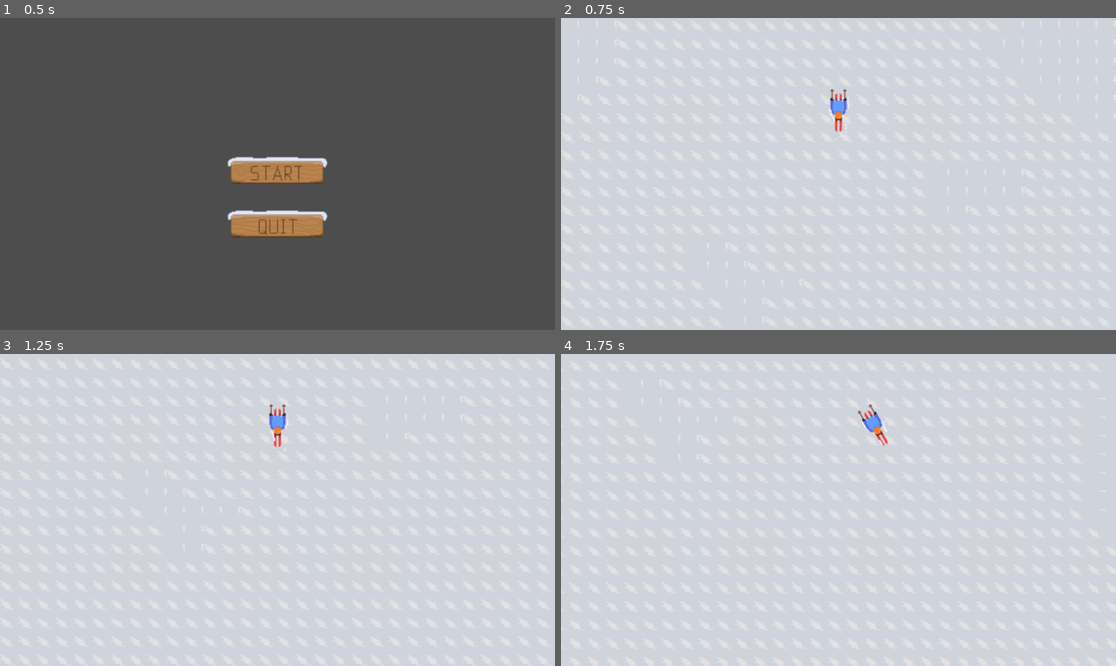
Above: before the commit, frames 1-4 (two rows, left to right).
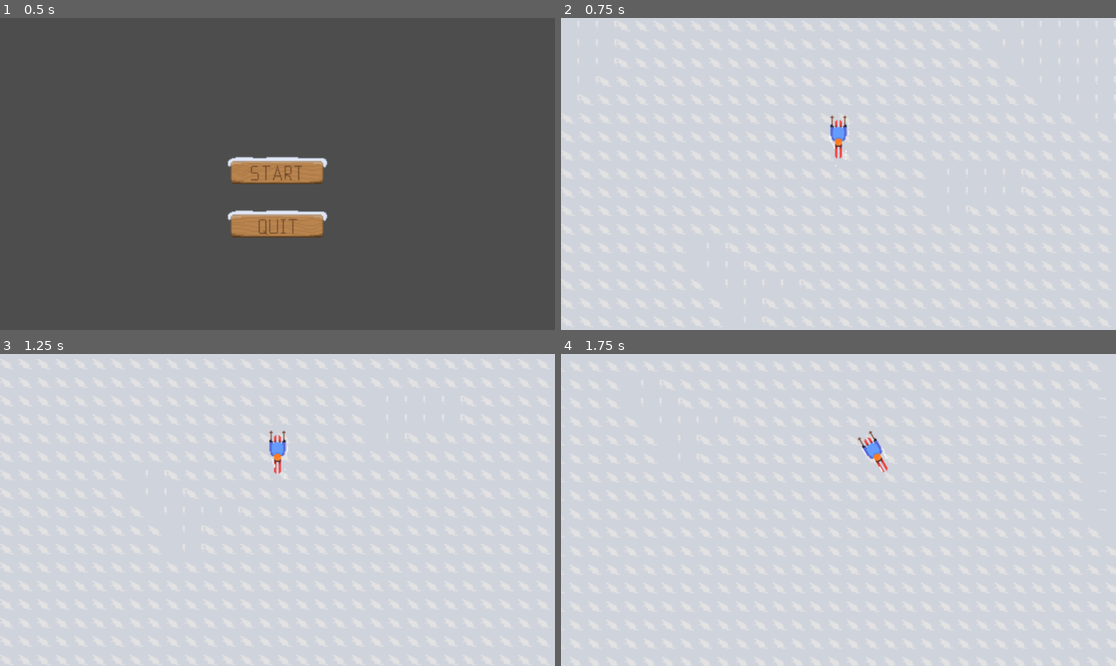
Above: after the commit, the same moments.

Repository: allsers/2dsteep
Game: Godot game, scene res://main_menu.tscn
Same seed, same stepped clock (60 frames per second), same inputs: the game is played once before the commit and once after it.
Inputs (mouse positions are in pixels of both pictures, inside the frame that each line leads up to):
- Up to frame 1 (0.5 s): no input
- Up to frame 2 (0.75 s): click (844, 167) at 0.5 s
- Up to frame 3 (1.25 s): no input
- Up to frame 4 (1.75 s): hold D (move_right) from 1.28 s (still down)

Frame 1 is identical in both runs. In frame 2, 0.5% of the frame differs, in the area x 48-52%, y 22-48%; in frame 3, 0.5%; in frame 4, 0.5%, in the area x 53-59%, y 16-39%.

Commit message:
net collision

Diff:
--- a/net.gd
+++ b/net.gd
@@ -1,4 +1,4 @@
-extends Node2D
+extends Area2D
 
 var rng = RandomNumberGenerator.new()
 
@@ -19,3 +19,7 @@
 # Called every frame. 'delta' is the elapsed time since the previous frame.
 func _process(delta: float) -> void:
 	pass
+
+
+func _on_body_entered(body: Node2D) -> void:
+	get_tree().change_scene_to_file("res://main_menu.tscn")
--- a/net_obstacle.tscn
+++ b/net_obstacle.tscn
@@ -8,10 +8,10 @@
 
 [node name="Net" type="Node2D"]
 
-[node name="net" type="Node2D" parent="."]
+[node name="Area2D" type="Area2D" parent="."]
 script = ExtResource("1_wrb7d")
 
-[node name="TextureRect" type="TextureRect" parent="net"]
+[node name="TextureRect" type="TextureRect" parent="Area2D"]
 z_index = 2
 offset_left = -32.0
 offset_top = -16.0
@@ -19,12 +19,11 @@
 offset_bottom = 16.0
 texture = ExtResource("1_cokcq")
 
-[node name="VisibleOnScreenNotifier2D" type="VisibleOnScreenNotifier2D" parent="net"]
+[node name="VisibleOnScreenNotifier2D" type="VisibleOnScreenNotifier2D" parent="Area2D"]
 position = Vector2(0, -9.23872e-07)
 scale = Vector2(2.6, 1)
 
-[node name="RigidBody2D" type="RigidBody2D" parent="net"]
-contact_monitor = true
+[node name="CollisionShape2D" type="CollisionShape2D" parent="Area2D"]
+shape = SubResource("RectangleShape2D_dmfng")
 
-[node name="CollisionShape2D" type="CollisionShape2D" parent="net/RigidBody2D"]
-shape = SubResource("RectangleShape2D_dmfng")
+[connection signal="body_entered" from="Area2D" to="Area2D" method="_on_body_entered"]
--- a/player.tscn
+++ b/player.tscn
@@ -2,9 +2,6 @@
 
 [ext_resource type="Script" path="res://player.gd" id="1_ji571"]
 [ext_resource type="Texture2D" uid="uid://h0xwy6x1k0fe" path="res://Assets/skier.png" id="2_kpaij"]
-
-[sub_resource type="RectangleShape2D" id="RectangleShape2D_rlf7o"]
-size = Vector2(20, 44)
 
 [sub_resource type="Animation" id="Animation_hqqyo"]
 length = 0.001
@@ -116,19 +113,17 @@
 "ski": SubResource("Animation_ddwks")
 }
 
+[sub_resource type="RectangleShape2D" id="RectangleShape2D_rlf7o"]
+size = Vector2(14, 29)
+
 [node name="Player" type="CharacterBody2D"]
 script = ExtResource("1_ji571")
 
 [node name="Sprite2D" type="Sprite2D" parent="."]
 z_index = 4
-position = Vector2(0, -23)
 texture = ExtResource("2_kpaij")
 flip_v = true
 hframes = 6
-
-[node name="CollisionShape2D" type="CollisionShape2D" parent="."]
-position = Vector2(0, -25)
-shape = SubResource("RectangleShape2D_rlf7o")
 
 [node name="AnimationPlayer" type="AnimationPlayer" parent="."]
 libraries = {
@@ -136,3 +131,7 @@
 }
 autoplay = "ski"
 speed_scale = 1.5
+
+[node name="CollisionShape2D" type="CollisionShape2D" parent="."]
+position = Vector2(0, -4.5)
+shape = SubResource("RectangleShape2D_rlf7o")
